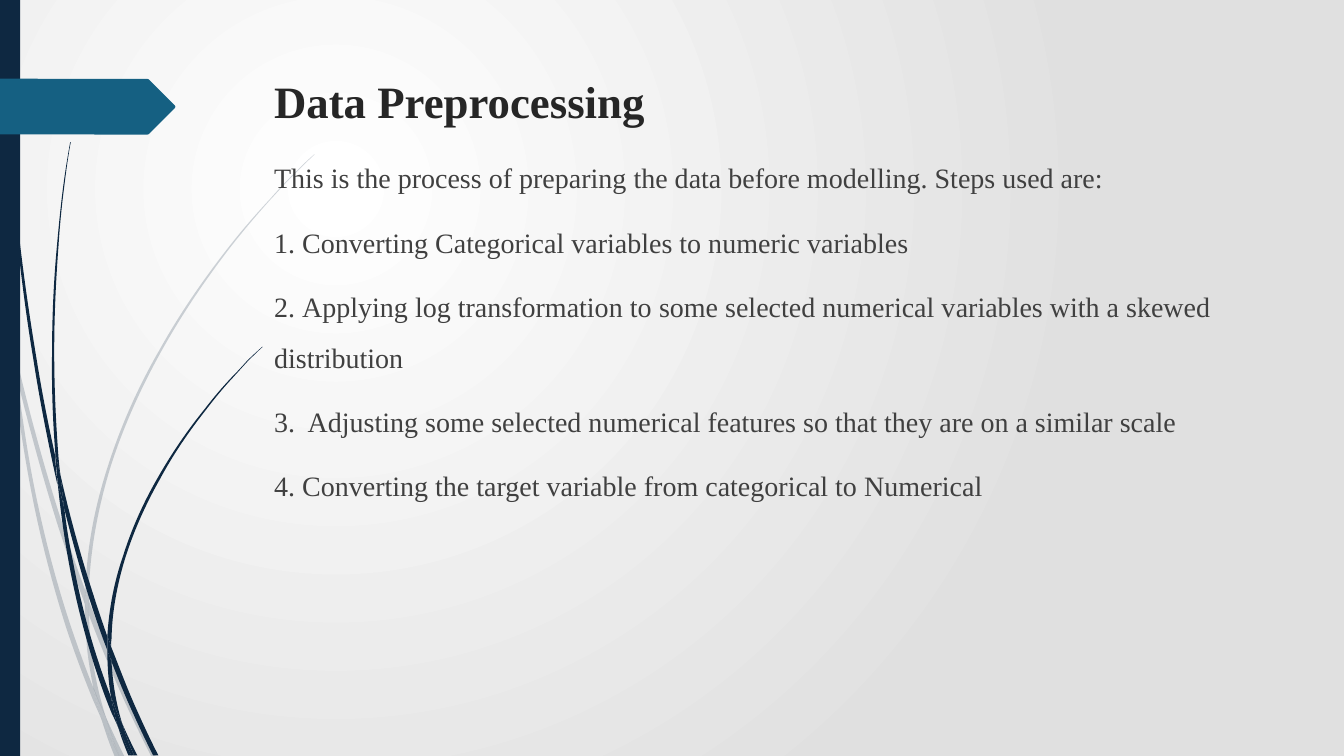
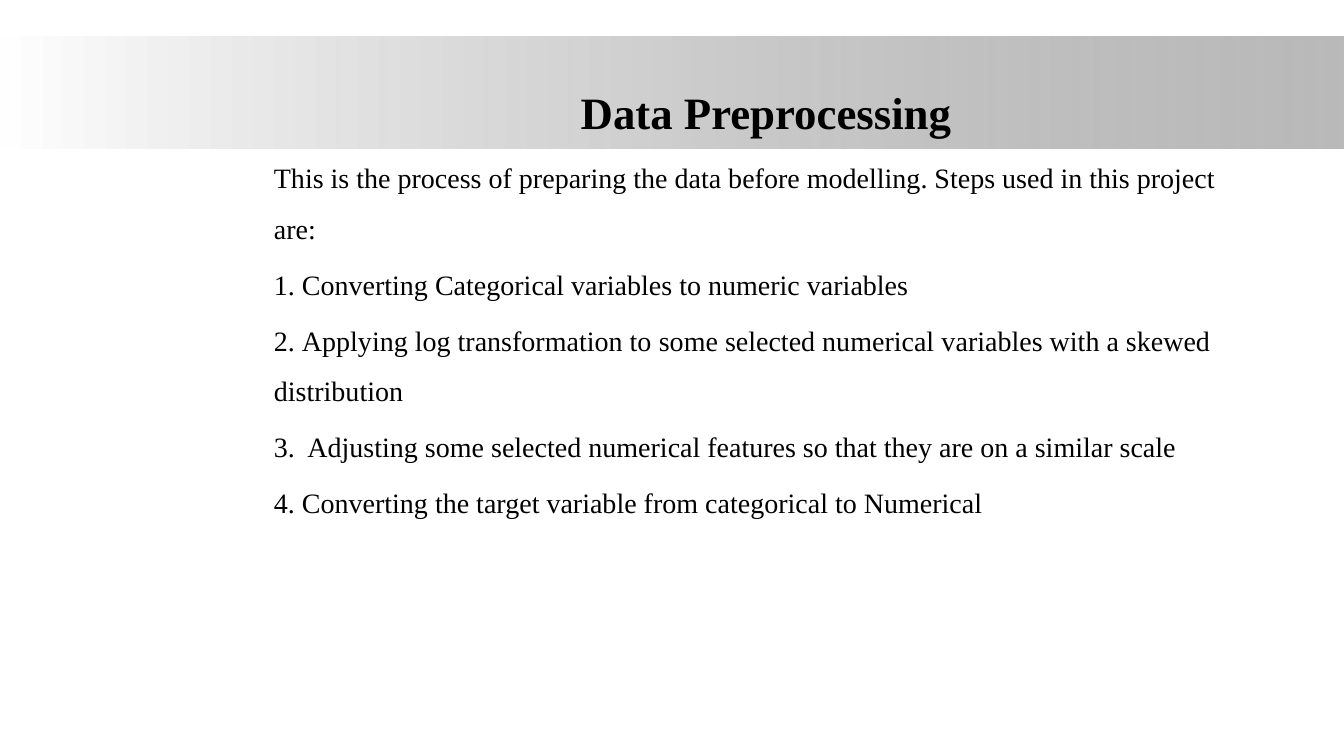
Before and after one commit to James-tech4/JAMES-PHASE-3-DSPT-8-PROJECT, a slide deck: slide 9 of Presentation.pptx (slide 8 before the commit). Drawn at 1344x756 pixels with LibreOffice and Linux fonts; fonts in the diff are those of the drawing; background and template pictures are left out. Boxes give left, top, right and bottom in pixels: in the first picture for what was removed or moved away, otherwise in the second. Text is boxed around its words. In the diff, an @@ line names an element or a change of style, - is before the commit and + after.

```diff
--- a/Presentation.pptx
+++ b/Presentation.pptx
@@ background gradient #FFFFFF to #E1E1E1 to #FFFFFF @@
@@ rectangle removed at (0,0,20,756) @@
@@ rectangle added at (0,36,1344,147), fill gradient #FFFFFF to #808080 @@
@@ freeform shape removed at (0,79,175,134) @@
@@ title "Data Preprocessing" at (581,98,951,138): text colour #262626 to #000000; alignment left to centre; vertical alignment top to middle @@
@@ text at (274,168,1215,240): text changed; text colour #404040 to #000000 @@
-This is the process of preparing the data before modelling. Steps used are:
+This is the process of preparing the data before modelling. Steps used in this project are:
@@ text at (274,275,1210,519): text colour #404040 to #000000 in "1. Converting Categorical variables to numeric variables", "2. Applying log transformation to some selected ...", "3. Adjusting some selected numerical features so ...", "4. Converting the target variable from categorical ..."; less space between paragraphs @@
@@ group removed at (0,154,315,756): 10 freeform shapes @@
@@ group removed at (3,0,262,756): 12 freeform shapes @@
```
Also in this commit, not shown: 21 other slides changed, 1 slide added, 1 other file.
